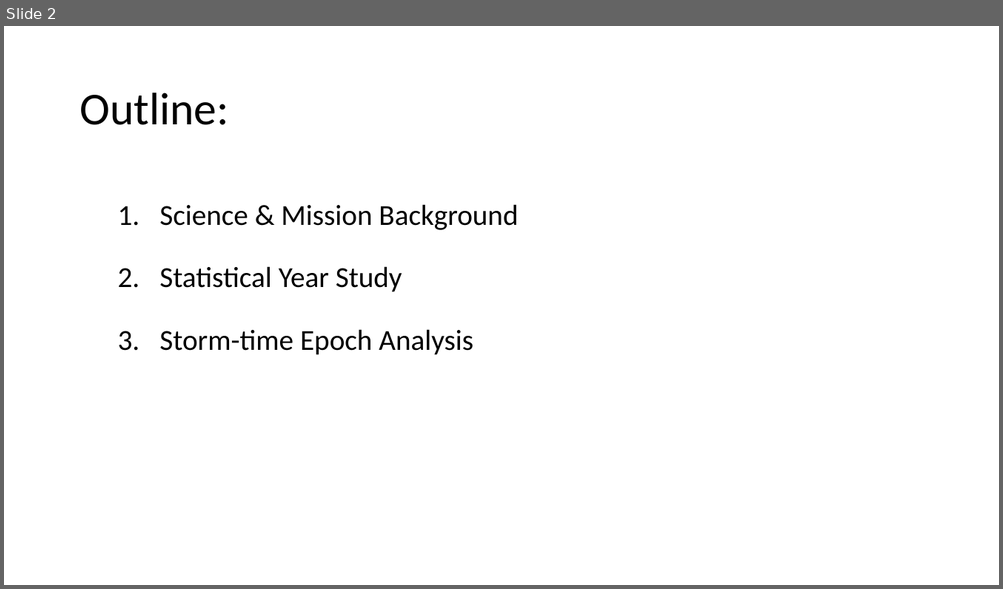
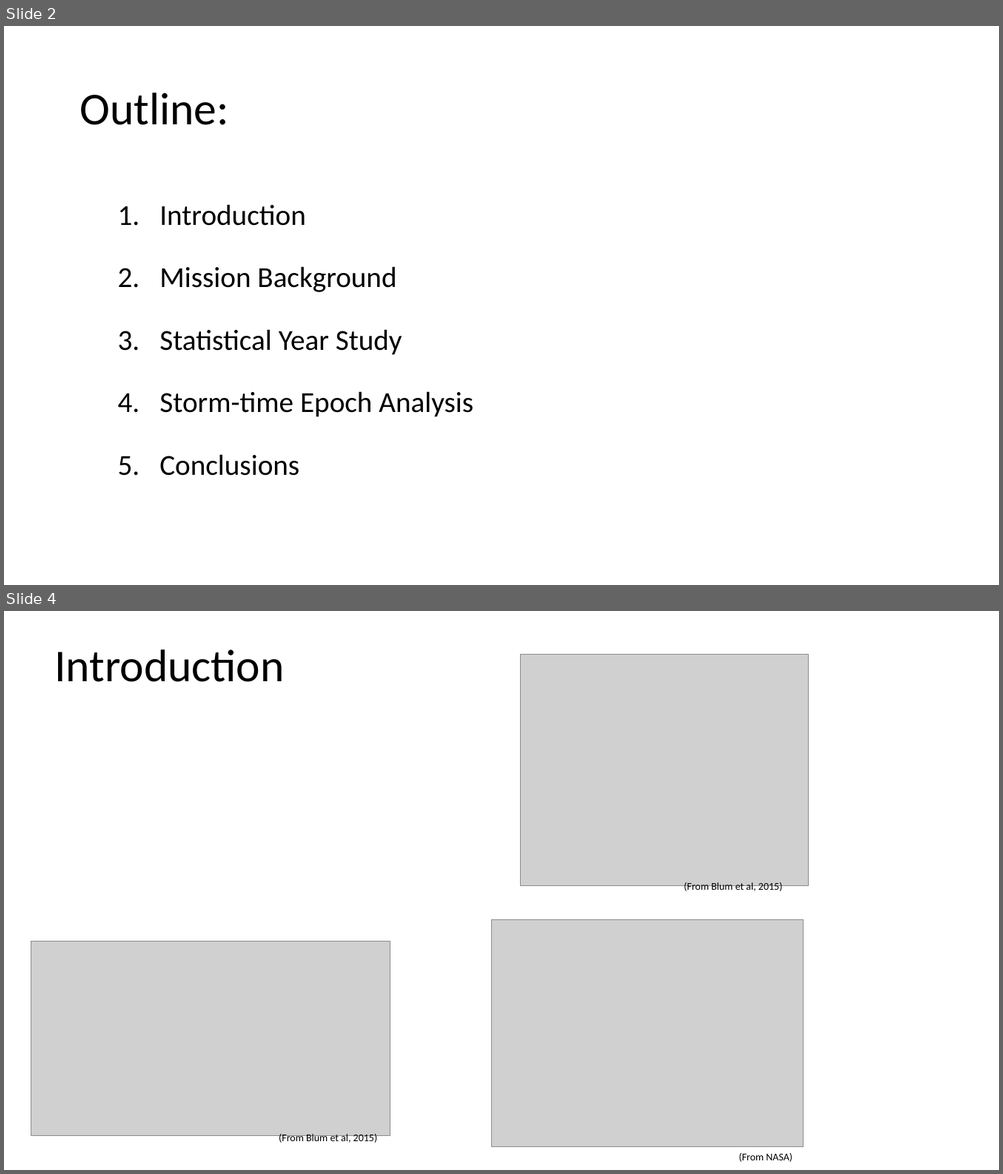
Before and after one commit to conradmr98/lasp-microburst-research, a slide deck: sampexlib/Concept Summaries/AGU Research Presentation (15min).pptx. Shown one above the other, each under a label of ours: slide 2 before the commit, slides 2 and 4 after it; the slides between them are not shown. The pictures are 1003x589 and 1003x1174 pixels, drawn with LibreOffice and Linux fonts; fonts in the diff are those of the drawing; grey boxes stand for pictures. Boxes give left, top, right and bottom in pixels: in the first picture for what was removed or moved away, otherwise in the second. Text is boxed around its words. In the diff, an @@ line names an element or a change of style, - is before the commit and + after.

```diff
--- a/sampexlib/Concept Summaries/AGU Research Presentation (15min).pptx
+++ b/sampexlib/Concept Summaries/AGU Research Presentation (15min).pptx
@@ slide 4 added at (4,611,999,1170), background #FFFFFF @@
@@ text added at (54,649,284,682), 44 pt, text #000000 @@
+Introduction
@@ picture added at (521,654,808,886) @@
@@ text added at (683,883,782,893), 10 pt, text #000000 @@
+(From Blum et al, 2015)
@@ picture added at (492,920,803,1147) @@
@@ picture added at (31,942,390,1136) @@
@@ text added at (279,1134,378,1145), 10 pt, text #000000 @@
+(From Blum et al, 2015)
@@ text added at (739,1153,792,1162), 10 pt, text #000000 @@
+(From NASA)
@@ slide 2 changed as well @@
@@ text at (159,204,396,292): text changed @@
-1. Science & Mission Background
+1. Introduction
+2. Mission Background
@@ text at (159,454,299,476): paragraph added @@
+5. Conclusions
```
Also in this commit, not shown: 4 other slides changed, 6 other slides added, 2 slides removed, 7 other files.
